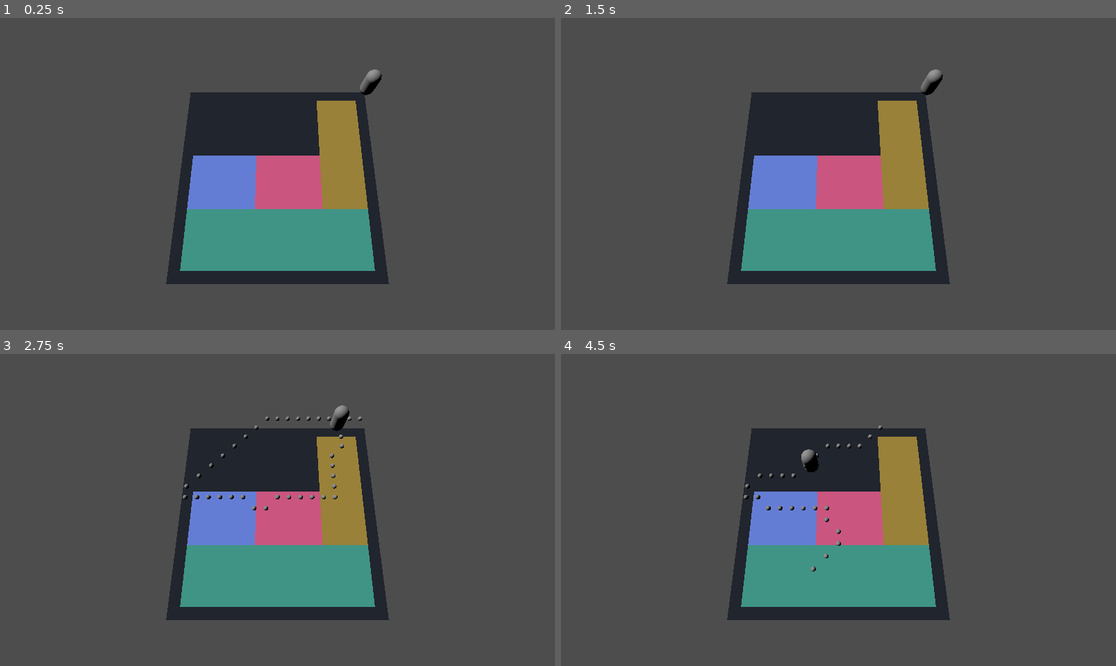
Above: before the commit, frames 1-4 (two rows, left to right).
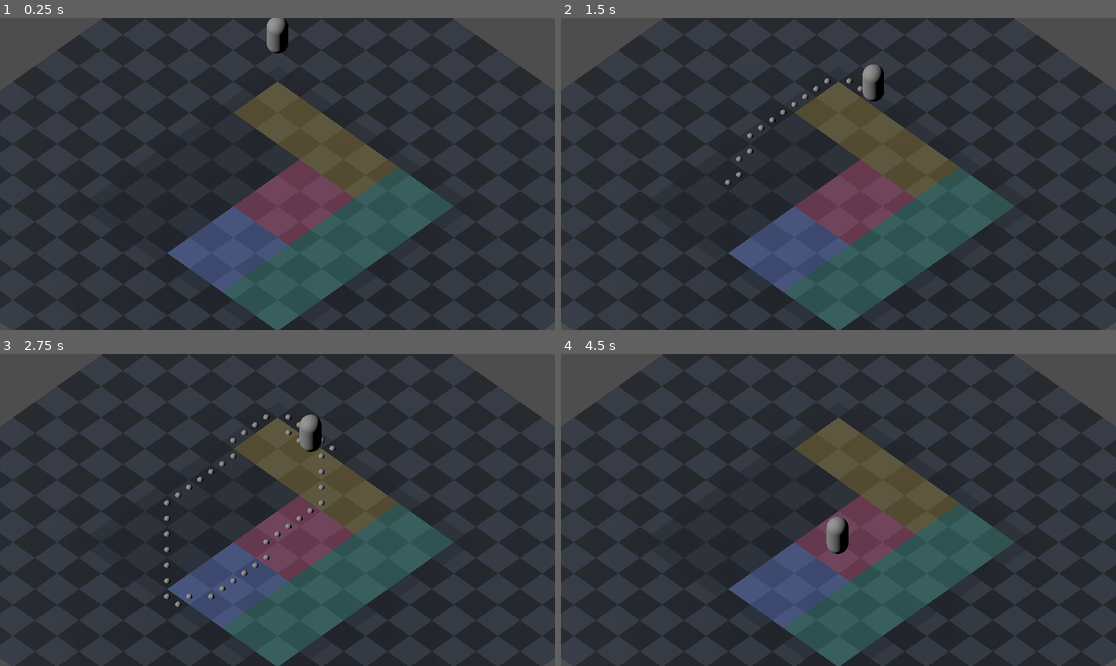
Above: after the commit, the same moments.

Repository: Combifightet/EiDS_game
Game: Godot game, scene res://scenes/main.tscn
Two runs of this game, one before a commit and one after it. Both use one fixed random seed, a clock stepped at 60 frames per second and the inputs below.
Inputs (mouse positions are in pixels of both pictures, inside the frame that each line leads up to):
- Up to frame 1 (0.25 s): no input
- Up to frame 2 (1.5 s): tap Enter at 0.5 s; move the mouse to (960, 158) at 0.52 s; click (960, 158) at 0.6 s; move the mouse to (727, 189) at 1.27 s; click (727, 189) at 1.35 s
- Up to frame 3 (2.75 s): move the mouse to (333, 441) at 2.02 s; click (333, 441) at 2.1 s
- Up to frame 4 (4.5 s): move the mouse to (810, 572) at 2.77 s; click (810, 572) at 2.85 s; move the mouse to (1005, 556) at 3.52 s; click (1005, 556) at 3.6 s; move the mouse to (672, 463) at 4.27 s; click (672, 463) at 4.35 s

The runs differ from the first frame. In frame 1, 60% of the frame differs, in the area x 0-100%, y 0-100%; in frame 2, 60%; in frame 3, 60%; in frame 4, 60%.

Commit message:
feat: add isometric camera

Diff:
--- a/scenes/main.tscn
+++ b/scenes/main.tscn
@@ -1,8 +1,18 @@
-[gd_scene load_steps=4 format=3 uid="uid://c8r4kfj1lcsea"]
+[gd_scene load_steps=7 format=3 uid="uid://c8r4kfj1lcsea"]
 
 [ext_resource type="Script" uid="uid://dm8bpjnp7uu0a" path="res://scripts/main.gd" id="1_o5qli"]
-[ext_resource type="PackedScene" uid="uid://d06mw28lni1gd" path="res://scenes/meshGenerator.tscn" id="2_0wfyh"]
+[ext_resource type="PackedScene" uid="uid://d06mw28lni1gd" path="res://scenes/mesh_generator.tscn" id="2_0wfyh"]
 [ext_resource type="PackedScene" uid="uid://3ifg7pybi4rq" path="res://scenes/player.tscn" id="3_sugp2"]
+[ext_resource type="Shader" uid="uid://bmgcai44pktxg" path="res://shaders/grid.gdshader" id="4_jyhfs"]
+
+[sub_resource type="ShaderMaterial" id="ShaderMaterial_tbgi4"]
+render_priority = 0
+shader = ExtResource("4_jyhfs")
+shader_parameter/color_a = Color(0.21, 0.24, 0.29, 1)
+shader_parameter/color_b = Color(0.11, 0.13, 0.16, 1)
+
+[sub_resource type="PlaneMesh" id="PlaneMesh_tefeu"]
+material = SubResource("ShaderMaterial_tbgi4")
 
 [node name="Main" type="Node3D" node_paths=PackedStringArray("player_node", "mesh_generator")]
 script = ExtResource("1_o5qli")
@@ -10,7 +20,6 @@
 mesh_generator = NodePath("MeshGenerator")
 
 [node name="player" parent="." node_paths=PackedStringArray("path_markers_container") instance=ExtResource("3_sugp2")]
-transform = Transform3D(1, 0, 0, 0, 1, 0, 0, 0, 1, 0.40352285, 1.0806355, -0.25501323)
 path_markers_container = NodePath("../Pathmarkers")
 
 [node name="DirectionalLight3D" type="DirectionalLight3D" parent="."]
@@ -19,7 +28,13 @@
 [node name="MeshGenerator" parent="." instance=ExtResource("2_0wfyh")]
 
 [node name="Camera3D" type="Camera3D" parent="."]
-transform = Transform3D(-4.371139e-08, -0.9659258, 0.25881907, 0, 0.25881907, 0.9659258, -1, 4.222196e-08, -1.1313341e-08, 2.3276625, 9.081, 0)
+transform = Transform3D(0.70710677, -0.49999997, 0.49999997, 0, 0.70710677, 0.70710677, -0.70710677, -0.49999997, 0.49999997, 2.5, 5, 2.5)
+projection = 1
+size = 10.0
 
 [node name="Pathmarkers" type="Node3D" parent="."]
 transform = Transform3D(1, 0, 0, 0, 1, 0, 0, 0, 1, 0, -0.5, 0)
+
+[node name="MeshInstance3D" type="MeshInstance3D" parent="."]
+transform = Transform3D(10, 0, 0, 0, 10, 0, 0, 0, 10, 0, -0.001, 0)
+mesh = SubResource("PlaneMesh_tefeu")
--- a/scenes/player.tscn
+++ b/scenes/player.tscn
@@ -1,6 +1,6 @@
 [gd_scene load_steps=4 format=3 uid="uid://3ifg7pybi4rq"]
 
-[ext_resource type="Script" uid="uid://c2r22wr000sgt" path="res://scripts/playerMovement.gd" id="1_3vyb7"]
+[ext_resource type="Script" uid="uid://c2r22wr000sgt" path="res://scripts/player_movement.gd" id="1_3vyb7"]
 
 [sub_resource type="CapsuleShape3D" id="CapsuleShape3D_g2els"]
 
@@ -10,7 +10,7 @@
 script = ExtResource("1_3vyb7")
 
 [node name="CollisionShape3D" type="CollisionShape3D" parent="."]
-transform = Transform3D(0.69, 0, 0, 0, 0.69, 0, 0, 0, 0.69, 0, 0, 0)
+transform = Transform3D(0.7, 0, 0, 0, 0.7, 0, 0, 0, 0.7, 0, 0.7, 0)
 shape = SubResource("CapsuleShape3D_g2els")
 
 [node name="MeshInstance3D" type="MeshInstance3D" parent="CollisionShape3D"]
--- a/scripts/mesh_generator.gd
+++ b/scripts/mesh_generator.gd
@@ -17,6 +17,9 @@
 	material.albedo_color = Color.WHITE
 	material.texture_filter = BaseMaterial3D.TEXTURE_FILTER_NEAREST
 	material.shading_mode = BaseMaterial3D.SHADING_MODE_UNSHADED
+
+	material.transparency = BaseMaterial3D.TRANSPARENCY_ALPHA
+	material.albedo_color.a = 0.4
 
 	# Create Visual Mesh
 	var plane_mesh = PlaneMesh.new()
--- a/scripts/playerMovement.gd
+++ /dev/null
@@ -1,169 +0,0 @@
-extends CharacterBody3D
-
-class_name PlayerMovement
-
-## How fast the player moves from one cell to the next (in seconds)
-@export var move_duration: float = 0.2
-
-# Pathfinding graph
-var astar_graph = AStar2D.new()
-
-var _grid_origin := Vector3.ZERO
-var _grid_resolution: float = 1.0
-
-# Convert between Vector2i grid coords and AStar's integer IDs
-var cell_to_id: Dictionary = {}
-var id_to_cell: Dictionary = {}
-
-var current_path: PackedVector2Array = []
-var is_moving: bool = false
-var active_tween: Tween
-
-## Node to hold the debug path markers.
-@export var path_markers_container: Node3D
-
-var debug_sphere = SphereMesh.new()
-
-func setup_grid_transform(origin: Vector2, resolution: float) -> void:
-	_grid_origin = Vector3(origin.x, global_position.y, origin.y)
-	_grid_resolution = resolution
-
-func setup_pathfinding_graph(grid_data: Dictionary) -> void:
-	astar_graph.clear()
-	cell_to_id.clear()
-	id_to_cell.clear()
-
-	var point_id_counter: int = 0
-
-	# Add cells as "points" (nodes) to the graph
-	for cell_coord: Vector2i in grid_data:
-		astar_graph.add_point(point_id_counter, cell_coord)
-		cell_to_id[cell_coord] = point_id_counter
-		id_to_cell[point_id_counter] = cell_coord
-		point_id_counter += 1
-
-	# Add all "connections" (edges)
-	for from_cell: Vector2i in grid_data:
-		var from_id: int = cell_to_id[from_cell]
-
-		var neighbors_array: Array = grid_data[from_cell]
-
-		for to_cell: Vector2i in neighbors_array:
-			# Make sure the destination cell is also a valid point in our graph
-			if cell_to_id.has(to_cell):
-				var to_id: int = cell_to_id[to_cell]
-
-				astar_graph.connect_points(from_id, to_id, false)
-
-func _process(_delta):
-
-	if Input.is_action_just_pressed("LeftClick"):
-
-		# Get the mouse position and camera
-		var mouse_pos = get_viewport().get_mouse_position()
-		var camera = get_viewport().get_camera_3d()
-		var space_state = get_world_3d().direct_space_state
-
-		# Project a ray from the camera to the mouse position
-		var ray_origin = camera.project_ray_origin(mouse_pos)
-		var ray_end = ray_origin + camera.project_ray_normal(mouse_pos) * 1000.0
-
-		# Create and cast the ray
-		var query = PhysicsRayQueryParameters3D.create(ray_origin, ray_end)
-		query.collision_mask = 1 # Only hit the "ground"
-
-		var result = space_state.intersect_ray(query)
-
-		if result:
-			if path_markers_container:
-				for marker in path_markers_container.get_children():
-					marker.queue_free()
-
-			# Find start and end cells
-			var start_cell = _world_to_grid(global_position)
-			var end_cell = _world_to_grid(result.position)
-
-			# Make sure cells are valid before pathfinding
-			if not cell_to_id.has(start_cell) or not cell_to_id.has(end_cell):
-				print("Clicked on an invalid or unmapped cell.")
-				return
-
-			# Get the integer IDs for AStar
-			var start_id: int = cell_to_id[start_cell]
-			var end_id: int = cell_to_id[end_cell]
-
-			# Calculate the path
-			var new_path: PackedVector2Array = astar_graph.get_point_path(start_id, end_id)
-
-			# Draw new path markers
-			if path_markers_container:
-				for i in range(1, new_path.size()):
-					var cell_pos: Vector2i = Vector2i(new_path[i])
-					var world_pos = _grid_to_world(cell_pos)
-
-					var marker_instance = MeshInstance3D.new()
-					marker_instance.mesh = debug_sphere
-					marker_instance.scale = Vector3(0.2, 0.2, 0.2)
-					path_markers_container.add_child(marker_instance)
-					marker_instance.global_position = world_pos
-
-			# Stop all current movement
-			if active_tween and active_tween.is_running():
-				active_tween.kill()
-				is_moving = false
-
-			# If the path is just our start, do nothing
-			if new_path.size() <= 1:
-				current_path.clear()
-				return
-
-			# Remove the first cell (our current position)
-			new_path.remove_at(0)
-
-			# Store the new path and start moving
-			current_path = new_path
-
-			move_to_next_cell()
-
-func move_to_next_cell() -> void:
-	# If already moving, or the path is empty, stop.
-	if is_moving or current_path.is_empty():
-		is_moving = false
-		return
-
-	is_moving = true
-
-	# Get the first cell from the path (as Vector2) and cast it to Vector2i
-	var next_cell: Vector2i = Vector2i(current_path[0])
-
-# 	Remove that cell from the path
-	current_path.remove_at(0)
-
-	# Convert it to a 3D world position
-	var target_position = _grid_to_world(next_cell)
-
-	# Create a tween to move there
-	active_tween = create_tween()
-	active_tween.tween_property(self, "global_position", target_position, move_duration)
-	active_tween.set_trans(Tween.TRANS_SINE)
-
-	# When this tween finishes, it will call this function again
-	# to move to the *next* cell in the path.
-	# When the tween finishes, first set is_moving to false,
-	# *then* call move_to_next_cell() to start the next step.
-	active_tween.finished.connect(func():
-		is_moving = false
-		move_to_next_cell()
-	)
-
-# Converts a 3D world position to a 2D grid coordinate
-func _world_to_grid(world_pos: Vector3) -> Vector2i:
-	var grid_x = roundi((world_pos.x - _grid_origin.x) * _grid_resolution)
-	var grid_z = roundi((world_pos.z - _grid_origin.z) * _grid_resolution)
-	return Vector2i(grid_x, grid_z)
-
-# Converts a 2D grid coordinate to a 3D world position
-func _grid_to_world(grid_pos: Vector2i) -> Vector3:
-	var world_x = (float(grid_pos.x) / _grid_resolution) + _grid_origin.x
-	var world_z = (float(grid_pos.y) / _grid_resolution) + _grid_origin.z
-	return Vector3(world_x, 0.7, world_z)
--- /dev/null
+++ b/scripts/player_movement.gd
@@ -0,0 +1,193 @@
+extends CharacterBody3D
+
+class_name PlayerMovement
+
+## How fast the player moves from one cell to the next (in seconds)
+@export var move_duration: float = 0.2
+
+## Y-coordinate of the XZ plane to intersect with
+@export var ground_plane_y: float = 0.0
+
+# Pathfinding graph
+var astar_graph = AStar2D.new()
+
+var _grid_origin := Vector3.ZERO
+var _grid_resolution: float = 1.0
+
+# Convert between Vector2i grid coords and AStar's integer IDs
+var cell_to_id: Dictionary = {}
+var id_to_cell: Dictionary = {}
+
+var current_path: PackedVector2Array = []
+var is_moving: bool = false
+var active_tween: Tween
+
+## Node to hold the debug path markers.
+@export var path_markers_container: Node3D
+
+var debug_sphere = SphereMesh.new()
+
+func setup_grid_transform(origin: Vector2, resolution: float) -> void:
+	_grid_origin = Vector3(origin.x, global_position.y, origin.y)
+	_grid_resolution = resolution
+
+func setup_pathfinding_graph(grid_data: Dictionary) -> void:
+	astar_graph.clear()
+	cell_to_id.clear()
+	id_to_cell.clear()
+
+	var point_id_counter: int = 0
+
+	# Add cells as "points" (nodes) to the graph
+	for cell_coord: Vector2i in grid_data:
+		astar_graph.add_point(point_id_counter, cell_coord)
+		cell_to_id[cell_coord] = point_id_counter
+		id_to_cell[point_id_counter] = cell_coord
+		point_id_counter += 1
+
+	# Add all "connections" (edges)
+	for from_cell: Vector2i in grid_data:
+		var from_id: int = cell_to_id[from_cell]
+
+		var neighbors_array: Array = grid_data[from_cell]
+
+		for to_cell: Vector2i in neighbors_array:
+			# Make sure the destination cell is also a valid point in our graph
+			if cell_to_id.has(to_cell):
+				var to_id: int = cell_to_id[to_cell]
+
+				astar_graph.connect_points(from_id, to_id, false)
+
+func _process(_delta):
+
+	if Input.is_action_just_pressed("LeftClick"):
+
+		# Get the mouse position and camera
+		var mouse_pos = get_viewport().get_mouse_position()
+		var camera = get_viewport().get_camera_3d()
+
+		# Project a ray from the camera
+		var ray_origin = camera.project_ray_origin(mouse_pos)
+		var ray_direction = camera.project_ray_normal(mouse_pos)
+
+		# Calculate intersection with XZ plane at ground_plane_y
+		var click_position = _intersect_ray_with_plane(ray_origin, ray_direction, ground_plane_y)
+
+		if click_position == null:
+			print("No intersection with ground plane.")
+			return
+
+		# Clear existing path markers
+		if path_markers_container:
+			for marker in path_markers_container.get_children():
+				marker.queue_free()
+
+		# Find start and end cells
+		var start_cell = _world_to_grid(global_position)
+		var end_cell = _world_to_grid(click_position)
+
+		# Make sure cells are valid before pathfinding
+		if not cell_to_id.has(start_cell) or not cell_to_id.has(end_cell):
+			print("Clicked on an invalid or unmapped cell.")
+			return
+
+		# Get the integer IDs for AStar
+		var start_id: int = cell_to_id[start_cell]
+		var end_id: int = cell_to_id[end_cell]
+
+		# Calculate the path
+		var new_path: PackedVector2Array = astar_graph.get_point_path(start_id, end_id)
+
+		# Draw new path markers
+		if path_markers_container:
+			for i in range(1, new_path.size()):
+				var cell_pos: Vector2i = Vector2i(new_path[i])
+				var world_pos = _grid_to_world(cell_pos)
+
+				var marker_instance = MeshInstance3D.new()
+				marker_instance.mesh = debug_sphere
+				marker_instance.scale = Vector3(0.2, 0.2, 0.2)
+				path_markers_container.add_child(marker_instance)
+				marker_instance.global_position = world_pos
+
+		# Stop all current movement
+		if active_tween and active_tween.is_running():
+			active_tween.kill()
+			is_moving = false
+
+		# If the path is just our start, do nothing
+		if new_path.size() <= 1:
+			current_path.clear()
+			return
+
+		# Remove the first cell (our current position)
+		new_path.remove_at(0)
+
+		# Store the new path and start moving
+		current_path = new_path
+
+		move_to_next_cell()
+
+## Calculates the intersection point of a ray with a horizontal plane
+## Returns null if the ray is parallel to the plane or pointing away from it
+func _intersect_ray_with_plane(ray_origin: Vector3, ray_direction: Vector3, plane_y: float) -> Variant:
+	# Plane equation: y = plane_y
+	# Ray equation: P = ray_origin + t * ray_direction
+
+	# If ray is parallel to the plane (no y component), no intersection
+	if abs(ray_direction.y) < 0.0001:
+		return null
+
+	# Solve for t: ray_origin.y + t * ray_direction.y = plane_y
+	var t = (plane_y - ray_origin.y) / ray_direction.y
+
+	# If t is negative, the intersection is behind the camera
+	if t < 0:
+		return null
+
+	# Calculate intersection point
+	var intersection = ray_origin + ray_direction * t
+	return intersection
+
+func move_to_next_cell() -> void:
+	# If already moving, or the path is empty, stop.
+	if is_moving or current_path.is_empty():
+		is_moving = false
+		return
+
+	is_moving = true
+
+	# Get the first cell from the path (as Vector2) and cast it to Vector2i
+	var next_cell: Vector2i = Vector2i(current_path[0])
+
+	# Remove that cell from the path
+	current_path.remove_at(0)
+
+	# Convert it to a 3D world position
+	var target_position = _grid_to_world(next_cell)
+
+	# Create a tween to move there
+	active_tween = create_tween()
+	active_tween.tween_property(self, "global_position", target_position, move_duration)
+	active_tween.set_trans(Tween.TRANS_SINE)
+
+	# When this tween finishes, it will call this function again
+	# to move to the *next* cell in the path.
+	# When the tween finishes, first set is_moving to false,
+	# *then* call move_to_next_cell() to start the next step.
+	active_tween.finished.connect(func():
+		is_moving = false
+		move_to_next_cell()
+	)
+
+# Converts a 3D world position to a 2D grid coordinate
+func _world_to_grid(world_pos: Vector3) -> Vector2i:
+	var grid_x = floori((world_pos.x - _grid_origin.x) * _grid_resolution)
+	var grid_z = floori((world_pos.z - _grid_origin.z) * _grid_resolution)
+	return Vector2i(grid_x, grid_z)
+
+# Converts a 2D grid coordinate to a 3D world position
+func _grid_to_world(grid_pos: Vector2i) -> Vector3:
+	var world_x = (float(grid_pos.x+0.5) / _grid_resolution) + _grid_origin.x
+	var world_z = (float(grid_pos.y+0.5) / _grid_resolution) + _grid_origin.z
+	return Vector3(world_x, 0.0, world_z)
--- /dev/null
+++ b/shaders/edge_detection.gdshader
@@ -0,0 +1,103 @@
+shader_type spatial;
+render_mode specular_disabled, ambient_light_disabled;
+
+
+uniform sampler2D DEPTH_TEXTURE: hint_depth_texture, filter_linear_mipmap;
+uniform sampler2D SCREEN_TEXTURE: hint_screen_texture, filter_linear_mipmap;
+uniform sampler2D NORMAL_TEXTURE: hint_normal_roughness_texture, filter_linear_mipmap;
+
+uniform float lineHighlight: hint_range(0.0, 1.0, 0.01) =  0.2;
+uniform float lineShadow:    hint_range(0.0, 1.0, 0.01) = 0.55;
+
+
+
+float getLinearDepth(vec2 screen_uv, sampler2D depthTexture, mat4 invProjectionMat, float mask){
+	// Raw depth to linear depth code from:
+	// https://docs.godotengine.org/en/latest/tutorials/shaders/advanced_postprocessing.html
+	float depth = texture(depthTexture, screen_uv).x * mask;
+	vec3 ndc = vec3(screen_uv * 2.0 - 1.0, depth);
+    vec4 view = invProjectionMat * vec4(ndc, 1.0);
+	view.xyz /= view.w;
+	return -view.z;
+}
+
+vec3 getNormal(vec2 uv, sampler2D normalTexture, float mask){
+	vec3 normal = texture(normalTexture, uv).rgb;
+	normal = normal * 2.0 - 1.0 * mask;
+	return normal;
+}
+
+float normalEdgeIndicator(vec3 normalEdgeBias, vec3 normal, vec3 neighborNormal, float depthDifference){
+	//From Kody King: https://threejs.org/examples/webgl_postprocessing_pixel.html
+	float normalDifference = dot(normal - neighborNormal, normalEdgeBias);
+	float normalIndicator = clamp(smoothstep(-.01, .01, normalDifference), 0.0, 1.0);
+	float depthIndicator = clamp(sign(depthDifference * .25 + .0025), 0.0, 1.0);
+	return (1.0 - dot(normal, neighborNormal)) * depthIndicator * normalIndicator;
+}
+
+
+
+void vertex() {
+	POSITION = vec4(VERTEX.xy, 1.0, 1.0);
+}
+
+
+void fragment() {
+	vec2 texelSize = 1.0/VIEWPORT_SIZE.xy;
+	vec2 offsetUV[4];
+
+	offsetUV[0] = SCREEN_UV + vec2( 0.0, -1.0) * texelSize;    // top
+	offsetUV[1] = SCREEN_UV + vec2(-1.0,  0.0) * texelSize;    // left
+	offsetUV[2] = SCREEN_UV + vec2( 0.0,  1.0) * texelSize;    // bottom
+	offsetUV[3] = SCREEN_UV + vec2( 1.0,  0.0) * texelSize;    // right
+
+
+	// Using alpha channel (screen roughness) to mask objects to not receive outlines
+	float outlineMask = texture(NORMAL_TEXTURE, SCREEN_UV).a;
+	outlineMask = ceil(outlineMask); // Objects with Roughness = 0 will not have and outline
+
+
+	float depth  = getLinearDepth(SCREEN_UV, DEPTH_TEXTURE, INV_PROJECTION_MATRIX, outlineMask);
+	float depthDiff = 0.0;
+	float depthDiffInverse = 0.5;
+	for (int i=0; i<offsetUV.length(); i++) {
+		float offsetDepth = getLinearDepth(
+			offsetUV[i],
+			DEPTH_TEXTURE,
+			INV_PROJECTION_MATRIX,
+			outlineMask
+		);
+		depthDiff += clamp(offsetDepth - depth, 0.0, 1.0);
+		depthDiffInverse += depth - offsetDepth;
+	}
+	depthDiff = smoothstep(0.25, 0.3, depthDiff);
+	depthDiffInverse = clamp(depthDiffInverse, 0.0, 1.0);
+	depthDiffInverse = clamp(smoothstep(0.9, 0.9, depthDiffInverse)*10.0, 0.0, 1.0);
+
+
+	vec3 normal = getNormal(SCREEN_UV, NORMAL_TEXTURE, outlineMask);
+	float normalDiff = 0.0;
+	vec3 normalEdgeBias = vec3(1.0);
+	for (int i=0; i<offsetUV.length(); i++) {
+		normalDiff += normalEdgeIndicator(
+			normalEdgeBias,
+			normal,
+			getNormal(offsetUV[i], NORMAL_TEXTURE, outlineMask),
+			depthDiff
+		);
+	}
+	normalDiff = smoothstep(0.2, 0.2, normalDiff);
+	normalDiff = clamp(normalDiff-depthDiffInverse, 0.0, 1.0);
+
+
+	ALBEDO = texture(SCREEN_TEXTURE, SCREEN_UV).rgb;
+	float innerLines = clamp(normalDiff-depthDiff, 0.0, 1.0);
+
+	ALBEDO += innerLines*lineHighlight;
+	ALBEDO -= ALBEDO*depthDiff*lineShadow;
+
+}
+
+void light() {
+	DIFFUSE_LIGHT = vec3(1.0);
+}
--- /dev/null
+++ b/shaders/grid.gdshader
@@ -0,0 +1,22 @@
+shader_type spatial;
+
+uniform vec3 color_a: source_color = vec3(0.21, 0.24, 0.29); // (0.11, 0.13, 0.16, 1)
+uniform vec3 color_b: source_color = vec3(0.11, 0.13, 0.16); // (0.21, 0.24, 0.29, 1)
+
+varying vec3 world_position;
+
+void vertex() {
+    world_position = (MODEL_MATRIX * vec4(VERTEX, 1.0)).xyz;
+}
+
+void fragment() {
+	ivec3 stripes = ivec3(
+		floor(world_position)
+	);
+
+	if ((stripes.x+stripes.y+stripes.z)%2 > 0) {
+		ALBEDO = color_a;
+	} else {
+		ALBEDO = color_b;
+	}
+}
Renamed: scenes/meshGenerator.tscn -> scenes/mesh_generator.tscn
Renamed: scripts/playerMovement.gd.uid -> scripts/player_movement.gd.uid
Not shown, added: shaders/edge_detection.gdshader.uid
Not shown, added: shaders/grid.gdshader.uid
